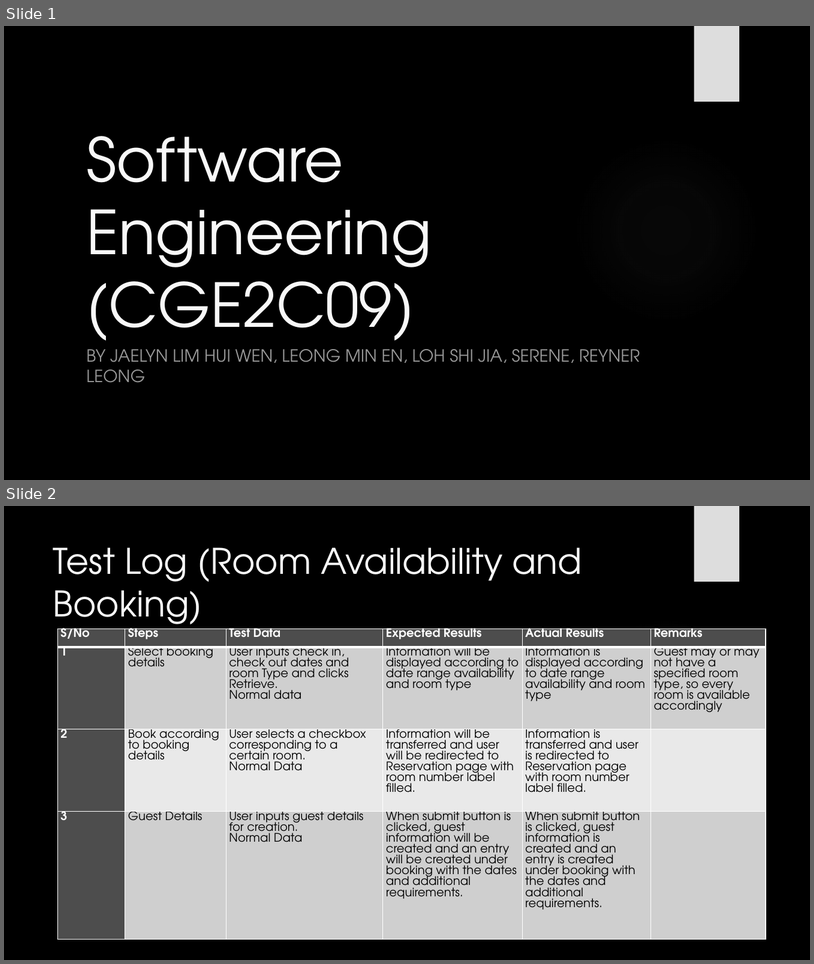
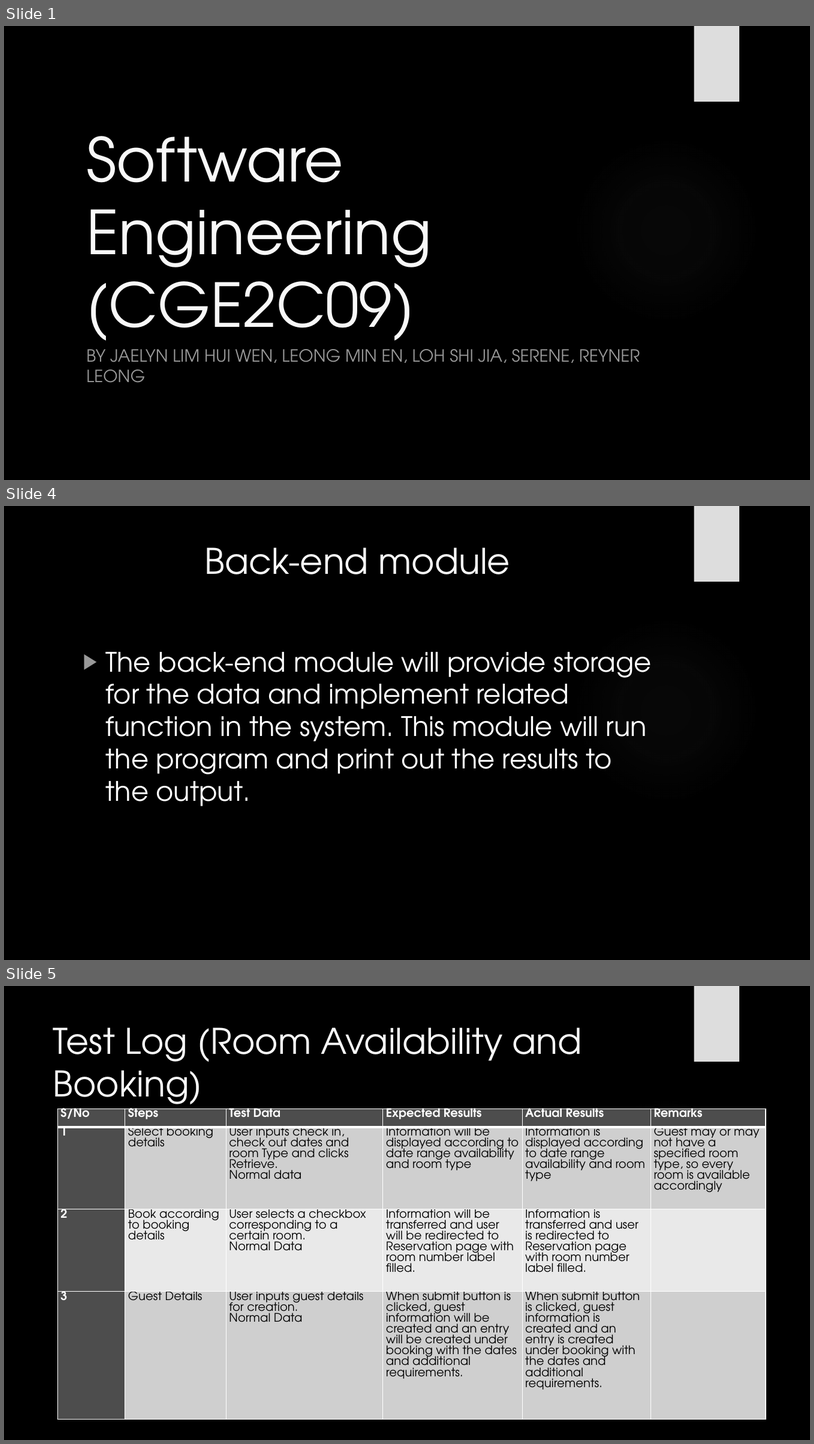
Before and after one commit to Jaelyn13/SWEN-P01, a slide deck: SWEN Assignment Report & PPT/Assignment 3/SWEN Assignment 3 PPT.pptx. Shown one above the other, each under a label of ours: slides 1 and 2 before the commit, slides 1, 4 and 5 after it; the slides between them are not shown. The pictures are 814x964 and 814x1444 pixels, drawn with LibreOffice and Linux fonts; fonts in the diff are those of the drawing; background and template pictures are left out. Boxes give left, top, right and bottom in pixels: in the first picture for what was removed or moved away, otherwise in the second. Text is boxed around its words. In the diff, an @@ line names an element or a change of style, - is before the commit and + after.

```diff
--- a/SWEN Assignment Report & PPT/Assignment 3/SWEN Assignment 3 PPT.pptx
+++ b/SWEN Assignment Report & PPT/Assignment 3/SWEN Assignment 3 PPT.pptx
@@ slide 4 added at (x1=4, y1=506, x2=810, y2=960), background picture (left out); not listed: 2 template elements that a slide beside it also shows @@
@@ title added at (x1=205, y1=547, x2=510, y2=574), 42 pt, text #F8F8F8 @@
+Back-end module
@@ text added at (x1=106, y1=652, x2=651, y2=806), 32 pt, text #FFFFFF @@
+▶ The back-end module will provide storage for the data and implement related function in the system. This module will run the program and print out the results to the output.
@@ what was slide 2 is now slide 5 @@
```
Also in this commit, not shown: 2 other slides added, 3 other files.
